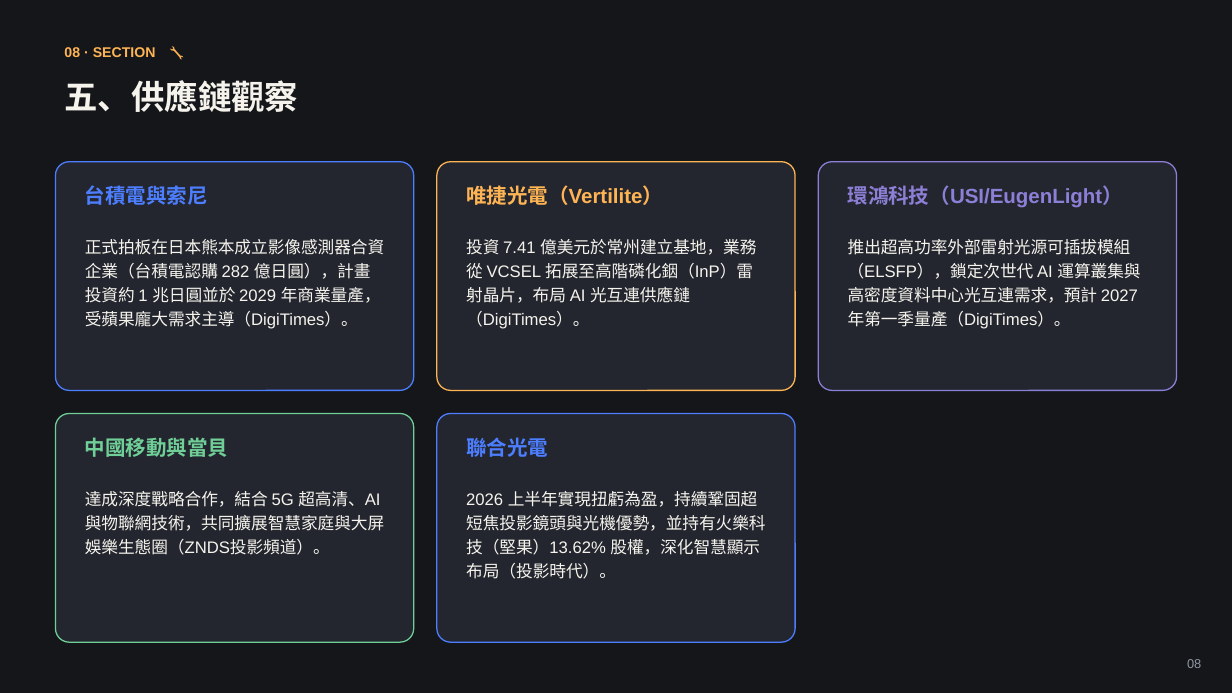
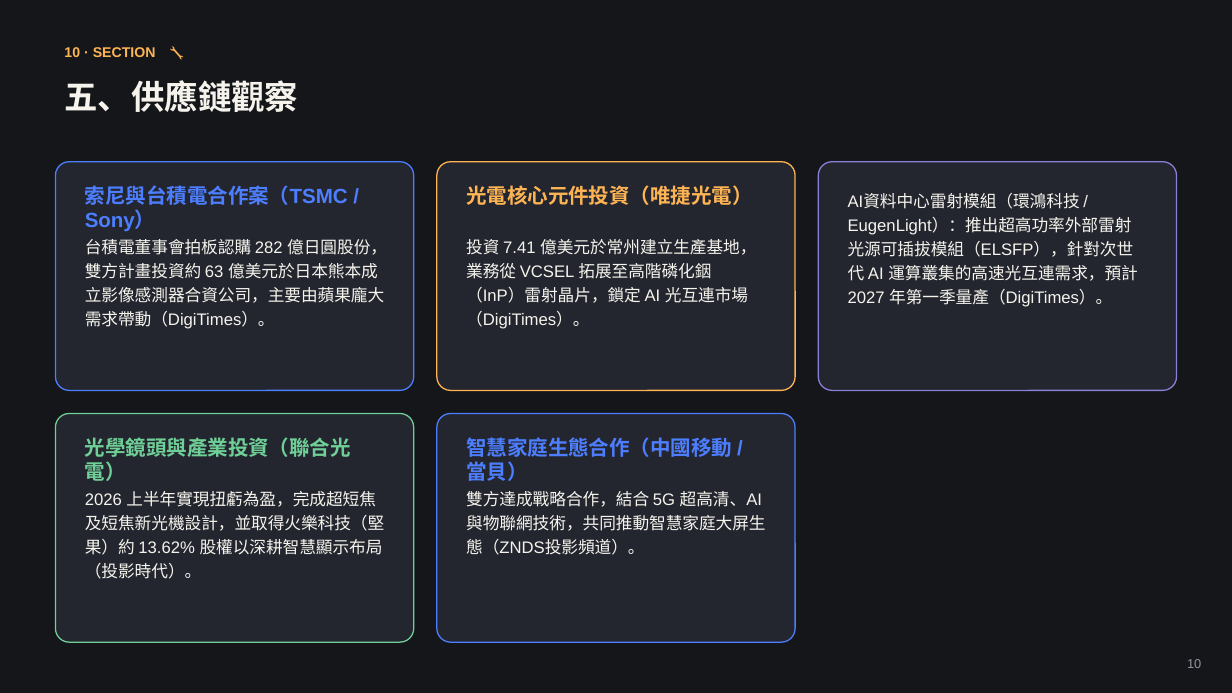
Before and after one commit to coffee30233-gif/Project-Insight, a slide deck: slide 10 of data/reports/2026-08.pptx (slide 8 before the commit). Drawn at 1232x693 pixels with LibreOffice and Linux fonts; fonts in the diff are those of the drawing. Boxes give left, top, right and bottom in pixels: in the first picture for what was removed or moved away, otherwise in the second. Text is boxed around its words. In the diff, an @@ line names an element or a change of style, - is before the commit and + after.

```diff
--- a/data/reports/2026-08.pptx
+++ b/data/reports/2026-08.pptx
@@ text at box(64, 47, 156, 57): text changed @@
-08 · SECTION 🔧
+10 · SECTION 🔧
@@ text at box(85, 185, 348, 232): text changed @@
-台積電與索尼
+索尼與台積電合作案（TSMC / Sony）
@@ text at box(466, 185, 752, 205): text changed @@
-唯捷光電（Vertilite）
+光電核心元件投資（唯捷光電）
@@ text at box(848, 193, 1138, 307): text changed @@
-推出超高功率外部雷射光源可插拔模組（ELSFP），鎖定次世代 AI 運算叢集與高密度資料中心光互連需求，預計 2027 年第一季量產（DigiTimes）。
+AI資料中心雷射模組（環鴻科技 / EugenLight）：推出超高功率外部雷射光源可插拔模組（ELSFP），針對次世代 AI 運算叢集的高速光互連需求，預計 2027 年第一季量產（DigiTimes）。
@@ text removed at box(848, 185, 1123, 208) @@
-環鴻科技（USI/EugenLight）
@@ text at box(85, 239, 387, 329): text changed @@
-正式拍板在日本熊本成立影像感測器合資企業（台積電認購 282 億日圓），計畫投資約 1 兆日圓並於 2029 年商業量產，受蘋果龐大需求主導（DigiTimes）。
+台積電董事會拍板認購 282 億日圓股份，雙方計畫投資約 63 億美元於日本熊本成立影像感測器合資公司，主要由蘋果龐大需求帶動（DigiTimes）。
@@ text at box(466, 239, 756, 329): text changed @@
-投資 7.41 億美元於常州建立基地，業務從 VCSEL 拓展至高階磷化銦（InP）雷射晶片，布局 AI 光互連供應鏈（DigiTimes）。
+投資 7.41 億美元於常州建立生產基地，業務從 VCSEL 拓展至高階磷化銦（InP）雷射晶片，鎖定 AI 光互連市場（DigiTimes）。
@@ text at box(85, 437, 351, 481): text changed @@
-中國移動與當貝
+光學鏡頭與產業投資（聯合光電）
@@ text at box(466, 437, 732, 481): text changed @@
-聯合光電
+智慧家庭生態合作（中國移動 / 當貝）
@@ text at box(85, 491, 384, 579): text changed @@
-2026 上半年實現扭虧為盈，持續鞏固超短焦投影鏡頭與光機優勢，並持有火樂科技（堅果）13.62% 股權，深化智慧顯示布局（投影時代）。
+2026 上半年實現扭虧為盈，完成超短焦及短焦新光機設計，並取得火樂科技（堅果）約 13.62% 股權以深耕智慧顯示布局（投影時代）。
@@ text at box(466, 491, 765, 555): text changed @@
-達成深度戰略合作，結合 5G 超高清、AI 與物聯網技術，共同擴展智慧家庭與大屏娛樂生態圈（ZNDS投影頻道）。
+雙方達成戰略合作，結合 5G 超高清、AI 與物聯網技術，共同推動智慧家庭大屏生態（ZNDS投影頻道）。
@@ text at box(1187, 659, 1201, 668): text changed @@
-08
+10
```
Also in this commit, not shown: 8 other slides changed, 3 slides added, 1 slide removed, 8 other files.
